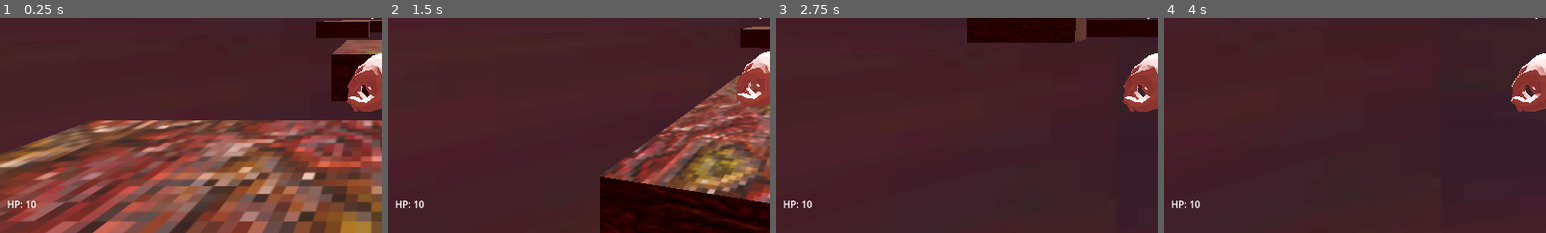
Above: before the commit, frames 1-4 (left to right).
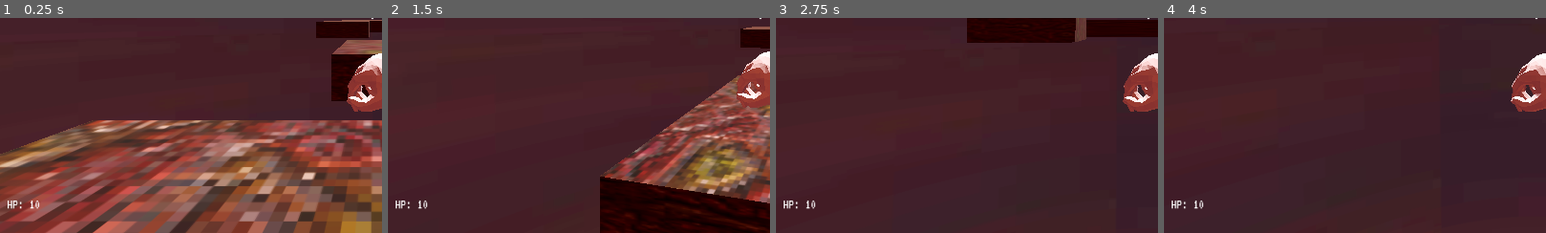
Above: after the commit, the same moments.

Repository: PushingTrooper/lucidnightmare
Game: Godot game, scene res://scenes/World.tscn
Two runs of this game, one before a commit and one after it. Both use one fixed random seed, a clock stepped at 60 frames per second and the inputs below.
Inputs (mouse positions are % of the whole screen's width and height, from its top left):
- Up to frame 1 (0.25 s): no input
- Up to frame 2 (1.5 s): tap Enter (ui_accept) at 0.5 s; move the mouse to (55, 50) at 0.52 s; press the mouse at (55, 50) at 0.53 s; hold W (move_forward) from 0.53 s (still down); tap Space (move_jump) at 0.77 s; move the mouse to (45, 50) at 1.27 s; release the mouse at (45, 50) at 1.28 s; tap Shift (move_sprint) at 1.35 s; click (45, 50) at 1.42 s
- Up to frame 3 (2.75 s): keep holding W (move_forward); tap Space (move_jump) at 1.52 s; move the mouse to (52, 48) at 2.02 s; hold Right mouse button (state_change) from 2.03 s (still down); click (52, 48) at 2.17 s
- Up to frame 4 (4 s): keep holding W (move_forward); move the mouse to (49, 52) at 2.77 s; release Right mouse button (state_change) at 2.78 s; tap F at 2.85 s; click (49, 52) at 2.92 s; tap Space (move_jump) at 3.02, 3.77 s; move the mouse to (57, 51) at 3.52 s; hold E from 3.53 s (still down); click (57, 51) at 3.67 s
The pictures show only the part of the screen within x 1-51%, y 50-100%; the shares and areas given below are measured in that part.

The runs differ from the first frame. In frame 1, 0.2% of the frame differs, in the area x 2-11%, y 84-89%; in frame 2, 0.2%; in frame 3, 0.2%; in frame 4, 0.2%.

Commit message:
Added text and game reset

Diff:
--- a/data/enemy_projectile/enemy_projectile.tscn
+++ b/data/enemy_projectile/enemy_projectile.tscn
@@ -1,8 +1,12 @@
-[gd_scene load_steps=4 format=3 uid="uid://ccd6w6hprjmd5"]
+[gd_scene load_steps=5 format=3 uid="uid://ccd6w6hprjmd5"]
 
 [ext_resource type="Script" path="res://data/enemy_projectile/enemy_projectile.gd" id="1_3jte8"]
 
+[sub_resource type="StandardMaterial3D" id="StandardMaterial3D_wq3y5"]
+albedo_color = Color(0.854902, 0.0941176, 0, 1)
+
 [sub_resource type="BoxMesh" id="BoxMesh_gadh6"]
+material = SubResource("StandardMaterial3D_wq3y5")
 
 [sub_resource type="CapsuleShape3D" id="CapsuleShape3D_bxnki"]
 
--- a/data/player/player.gd
+++ b/data/player/player.gd
@@ -19,6 +19,7 @@
 @onready var armsAnimation = $head/camera/arms_animation/AnimationPlayer
 @onready var leftButtonTextLabel = $head/camera/Control/leftButtonTextLabel
 @onready var rightButtonTextLabel = $head/camera/Control/rightButtonTextLabel
+@onready var hpTextLabel = $head/camera/Control/hpTextLabel
 
 @onready var parts = {
 	"head": $head,
@@ -101,6 +102,7 @@
 #		if isEvenBullet:
 		swordAnimation.play("Cylinder_001Action")
 		armsAnimation.play("ArmatureAction_001")
+#		hit()
 #		else:
 #			swordAnimation.play_backwards("Cylinder_001Action")
 #			armsAnimation.play_backwards("ArmatureAction_001")
@@ -117,11 +119,24 @@
 	emit_signal("enemy_hit", damageTaken)
 	print("got hit")
 	hp-=1
-#	if(hp < 1):
-#		self.queue_free()
+	hpTextLabel.text = "HP "+ str(hp)
+	if(hp < 1):
+		resetGame()
+
+func resetGame():
+	Orchestrator.haveGun = false
+	leftButtonTextLabel.visible = false
+	rightButtonTextLabel.visible = false
+	hp = 10
+	Orchestrator._state = Orchestrator.States.STATE_BLUE
+	get_tree().reload_current_scene()
 
 func _on_pause():
 	pass
 
 func _on_unpause():
 	pass
+
+
+func _on_enemy_fly_body_entered(body):
+	hit()
--- a/data/player/player.tscn
+++ b/data/player/player.tscn
@@ -1,9 +1,10 @@
-[gd_scene load_steps=15 format=3 uid="uid://cve3fu224uibk"]
+[gd_scene load_steps=16 format=3 uid="uid://cve3fu224uibk"]
 
 [ext_resource type="Script" path="res://data/player/player.gd" id="1_u1w3t"]
 [ext_resource type="PackedScene" uid="uid://cgupsmo68e4mk" path="res://scenes/arms_animation.tscn" id="2_3kahs"]
 [ext_resource type="Texture2D" uid="uid://bubwl36108v2r" path="res://data/cursors/crosshair001.png" id="2_nq3sk"]
 [ext_resource type="PackedScene" uid="uid://drscp48mqs1sj" path="res://scenes/sword_animation.tscn" id="2_wul0i"]
+[ext_resource type="FontFile" uid="uid://c3og53i86ju3c" path="res://assets/VT323-Regular.ttf" id="4_e2yjt"]
 
 [sub_resource type="Animation" id="Animation_saxjg"]
 resource_name = "head_bob"
@@ -148,24 +149,28 @@
 offset_top = 300.0
 offset_right = -547.0
 offset_bottom = 334.0
+theme_override_fonts/normal_font = ExtResource("4_e2yjt")
+theme_override_font_sizes/normal_font_size = 23
 text = "HP: 10"
 
-[node name="leftButtonTextLabel" type="RichTextLabel" parent="head/camera/Control"]
+[node name="rightButtonTextLabel" type="RichTextLabel" parent="head/camera/Control"]
 visible = false
 layout_mode = 0
 offset_left = 61.0
 offset_top = -57.0
 offset_right = 254.0
 offset_bottom = -8.0
-text = "Change dream with the right mouse button"
+theme_override_fonts/normal_font = ExtResource("4_e2yjt")
+text = "Lucid change dream with the right mouse button"
 
-[node name="rightButtonTextLabel" type="RichTextLabel" parent="head/camera/Control"]
+[node name="leftButtonTextLabel" type="RichTextLabel" parent="head/camera/Control"]
 visible = false
 layout_mode = 0
 offset_left = -202.0
 offset_top = -53.0
 offset_right = -36.0
 offset_bottom = -4.0
+theme_override_fonts/normal_font = ExtResource("4_e2yjt")
 text = "Shoot with the Left mouse button"
 
 [node name="collision" type="CollisionShape3D" parent="."]
Binary file added: assets/VT323-Regular.ttf
Not shown, added: assets/VT323-Regular.ttf.import
